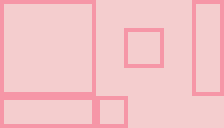
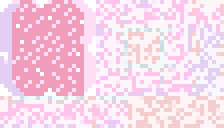
Layers edited between the first and the second 224 × 128 image:
renamed "Layer 4" to "Layer 10", painted on it over (0, 0, 224, 128)
removed layer "Layer 3" over (0, 0, 224, 128)
